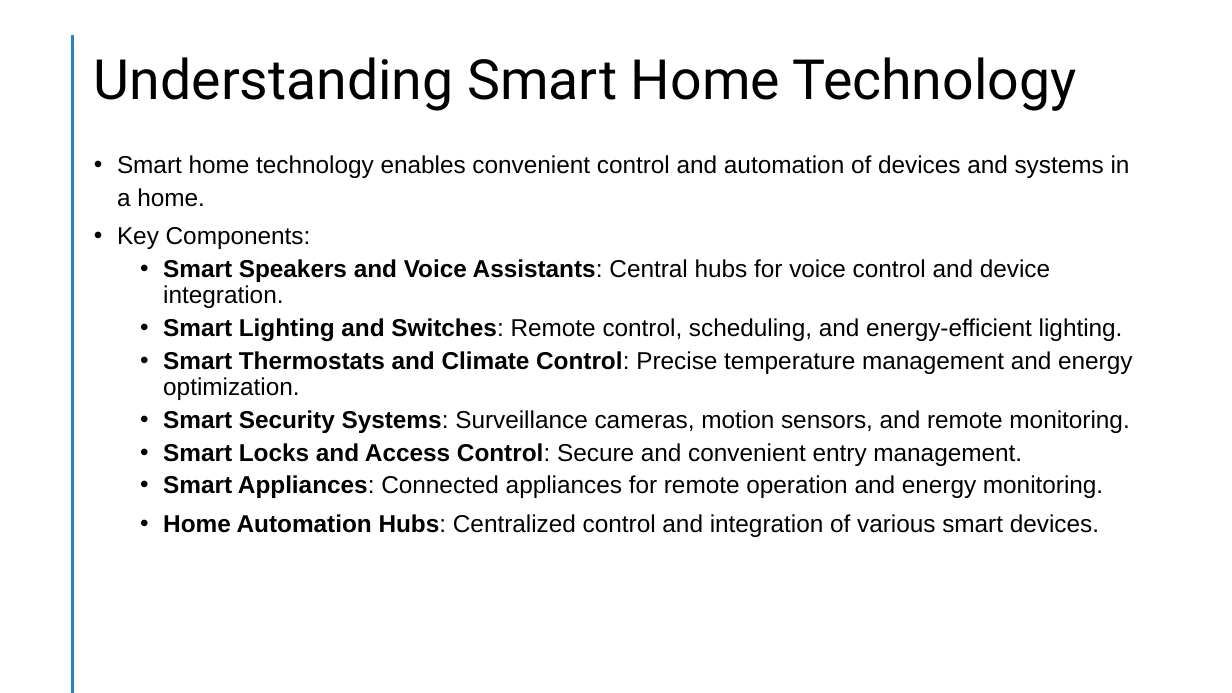
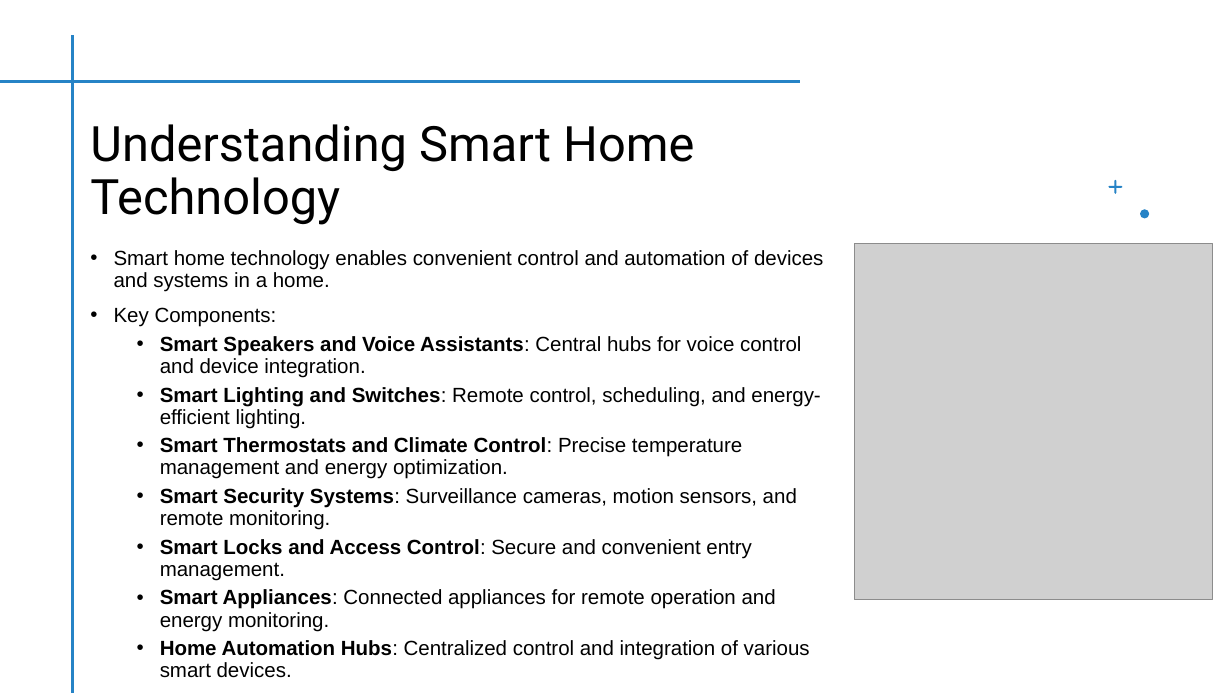
Before and after one commit to Moaaz-Mahmoud/Rasp-Smart-Home, a slide deck: slide 3 of smart-home-control.pptx. Drawn at 1232x693 pixels with LibreOffice and Linux fonts; fonts in the diff are those of the drawing; grey boxes stand for pictures. Boxes give left, top, right and bottom in pixels: in the first picture for what was removed or moved away, otherwise in the second. Text is boxed around its words. In the diff, an @@ line names an element or a change of style, - is before the commit and + after.

Commit message:
Updated the presentation

```diff
--- a/smart-home-control.pptx
+++ b/smart-home-control.pptx
@@ line added from (0, 81) to (799, 81), #42BA97 2 pt @@
@@ title "Understanding Smart Home Technology": place and size @@
-title "Understanding Smart Home Technology" at box(94, 57, 1077, 111)
+title "Understanding Smart Home Technology" at box(90, 124, 694, 225)
@@ title "Understanding Smart Home Technology" at box(90, 124, 694, 225): size 43.2 to 38 pt; vertical alignment middle to bottom @@
@@ freeform shape added at box(1109, 180, 1123, 194), fill #2683C6 @@
@@ freeform shape added at box(1141, 209, 1150, 218), fill #2683C6 @@
@@ text "Smart home technology enables convenient ...": place and size @@
-text "Smart home technology enables convenient ..." at box(117, 155, 1132, 537)
+text "Smart home technology enables convenient ..." at box(114, 250, 823, 660)
@@ text "Smart home technology enables convenient ..." at box(114, 250, 823, 660): size 19 to 16 pt; line spacing 1.1 to 0.9 @@
@@ picture added at box(854, 243, 1213, 600) @@
```
